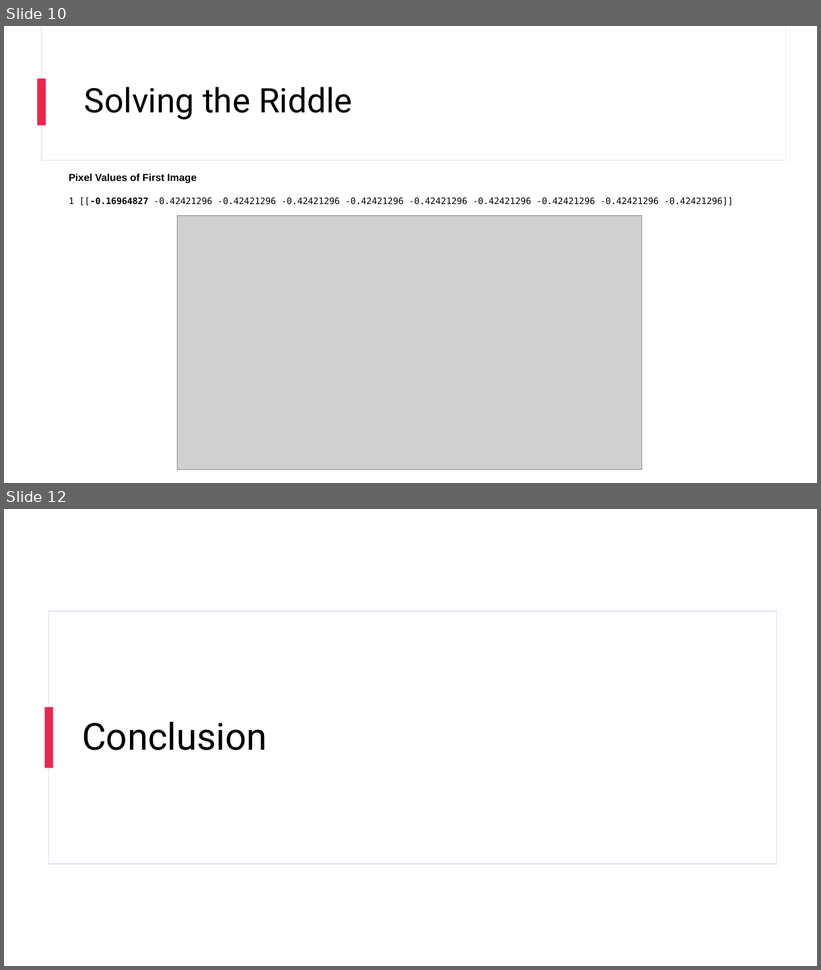
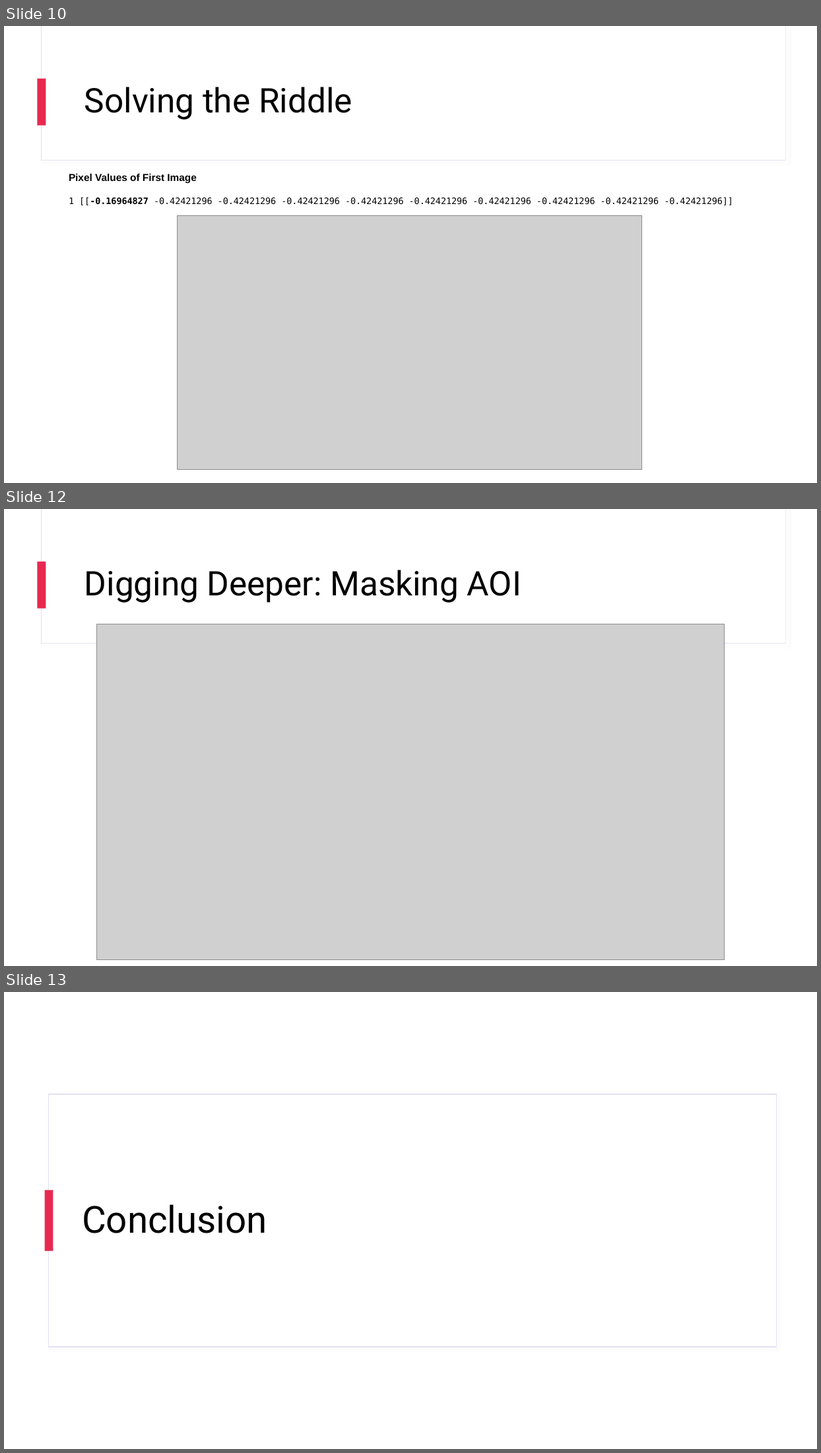
Before and after one commit to yvokeller/xai, a slide deck: resources/presentation.pptx. Shown one above the other, each under a label of ours: slides 10 and 12 before the commit, slides 10, 12 and 13 after it; the slides between them are not shown. The pictures are 821x970 and 821x1453 pixels, drawn with LibreOffice and Linux fonts; fonts in the diff are those of the drawing; grey boxes stand for pictures. Boxes give left, top, right and bottom in pixels: in the first picture for what was removed or moved away, otherwise in the second. Text is boxed around its words. In the diff, an @@ line names an element or a change of style, - is before the commit and + after.

```diff
--- a/resources/presentation.pptx
+++ b/resources/presentation.pptx
@@ slide 12 added at [4,509,817,966], background #FFFFFF; not listed: 3 template elements that a slide beside it also shows @@
@@ title added at [85,570,521,603], 40 pt, text #000000 @@
+Digging Deeper: Masking AOI
@@ picture added at [96,625,725,960] @@
@@ what was slide 12 is now slide 13 @@
```
Also in this commit, not shown: 2 slides changed, 1 other file.
